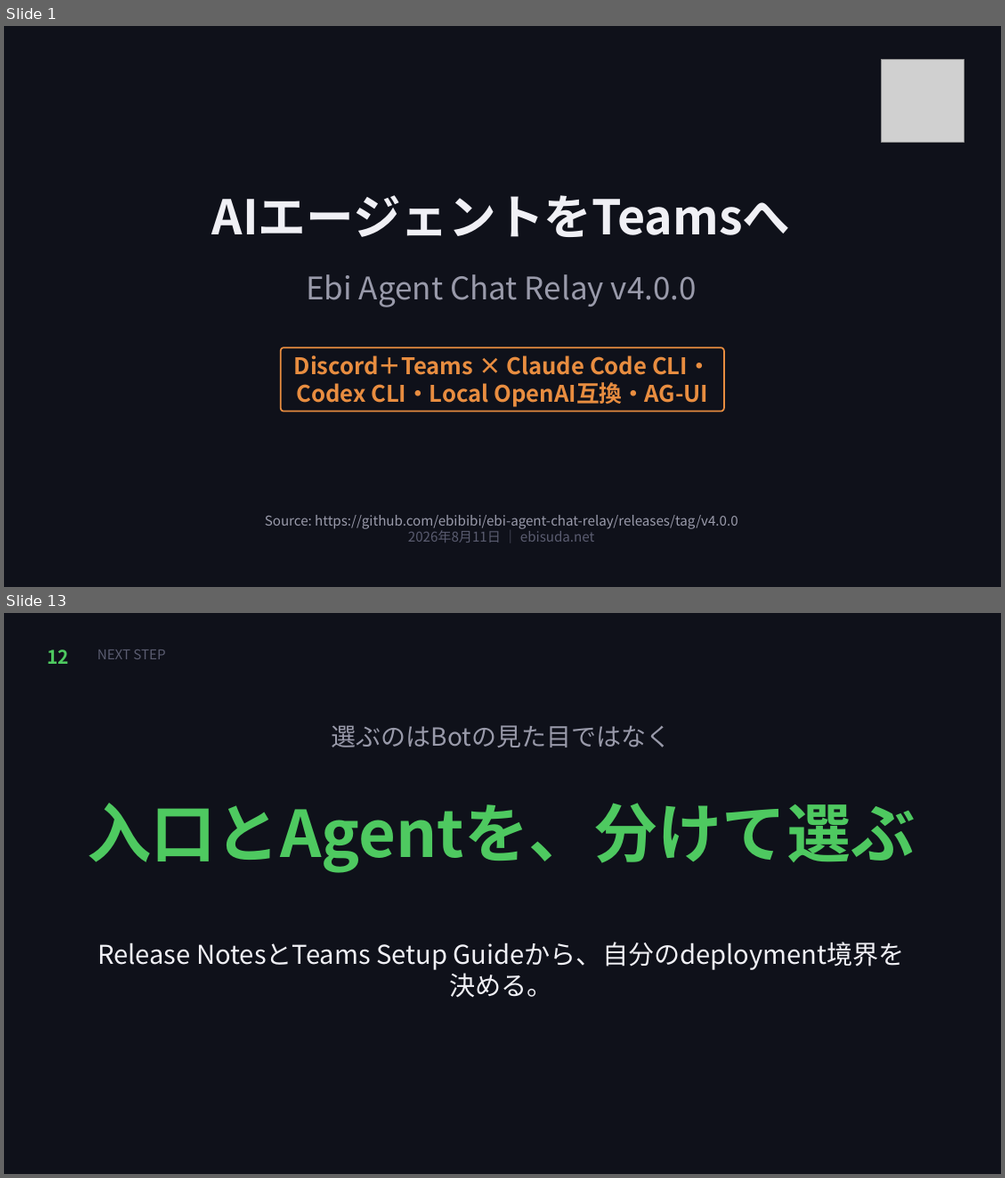
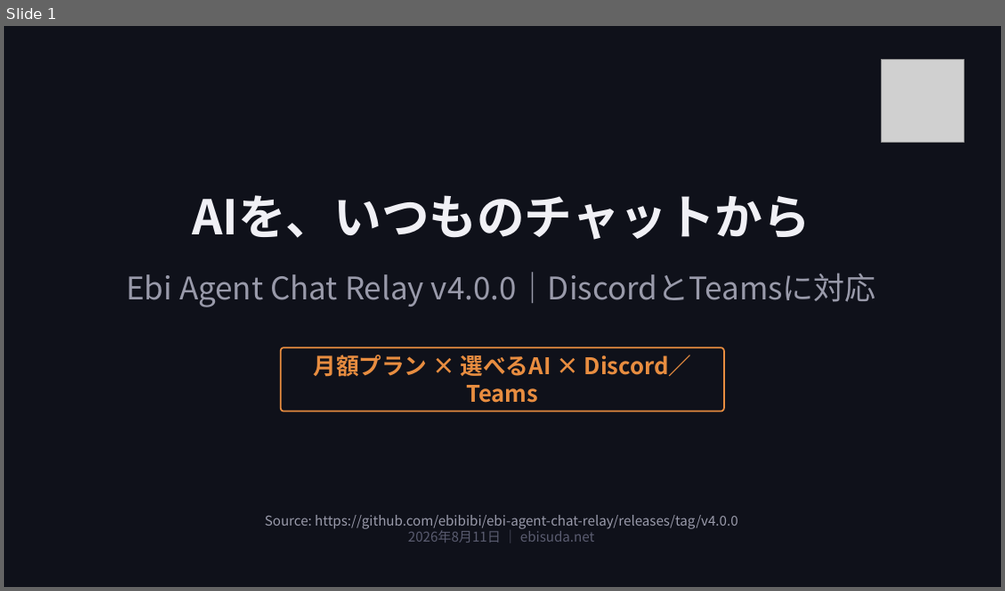
Before and after one commit to ebibibi/presentations, a slide deck: 20260811_EbiAgentChatRelay_v4/Ebi Agent Chat Relay v4 - DiscordとTeamsから複数AIを使う.pptx. Shown one above the other, each under a label of ours: slides 1 and 13 before the commit, slide 1 after it; the slides between them are not shown. The pictures are 1005x1178 and 1005x591 pixels, drawn with LibreOffice and Linux fonts; fonts in the diff are those of the drawing; grey boxes stand for pictures. Boxes give left, top, right and bottom in pixels: in the first picture for what was removed or moved away, otherwise in the second. Text is boxed around its words. In the diff, an @@ line names an element or a change of style, - is before the commit and + after.

Commit message:
docs: simplify Ebi Agent Chat Relay v4 video deck (#10)

```diff
--- a/20260811_EbiAgentChatRelay_v4/Ebi Agent Chat Relay v4 - DiscordとTeamsから複数AIを使う.pptx
+++ b/20260811_EbiAgentChatRelay_v4/Ebi Agent Chat Relay v4 - DiscordとTeamsから複数AIを使う.pptx
@@ slide 13 removed at (4,613,1001,1174), background #0F111A @@
@@ text removed at (48,649,70,664) @@
-12
@@ text removed at (97,649,165,659) @@
-NEXT STEP
@@ text removed at (332,725,671,747) @@
-選ぶのはBotの見た目ではなく
@@ text removed at (87,803,915,873) @@
-入口とAgentを、分けて選ぶ
@@ text removed at (97,941,905,997) @@
-Release NotesとTeams Setup Guideから、自分のdeployment境界を決める。
@@ slide 1 changed as well @@
@@ text at (192,195,810,240): text changed @@
-AIエージェントをTeamsへ
+AIを、いつものチャットから
@@ text at (126,272,876,307): text changed @@
-Ebi Agent Chat Relay v4.0.0
+Ebi Agent Chat Relay v4.0.0｜DiscordとTeamsに対応
@@ text at (313,354,692,402): text changed @@
-Discord＋Teams × Claude Code CLI・Codex CLI・Local OpenAI互換・AG-UI
+月額プラン × 選べるAI × Discord／Teams
```
Also in this commit, not shown: 9 slides added, 12 other slides removed, 24 other files.
